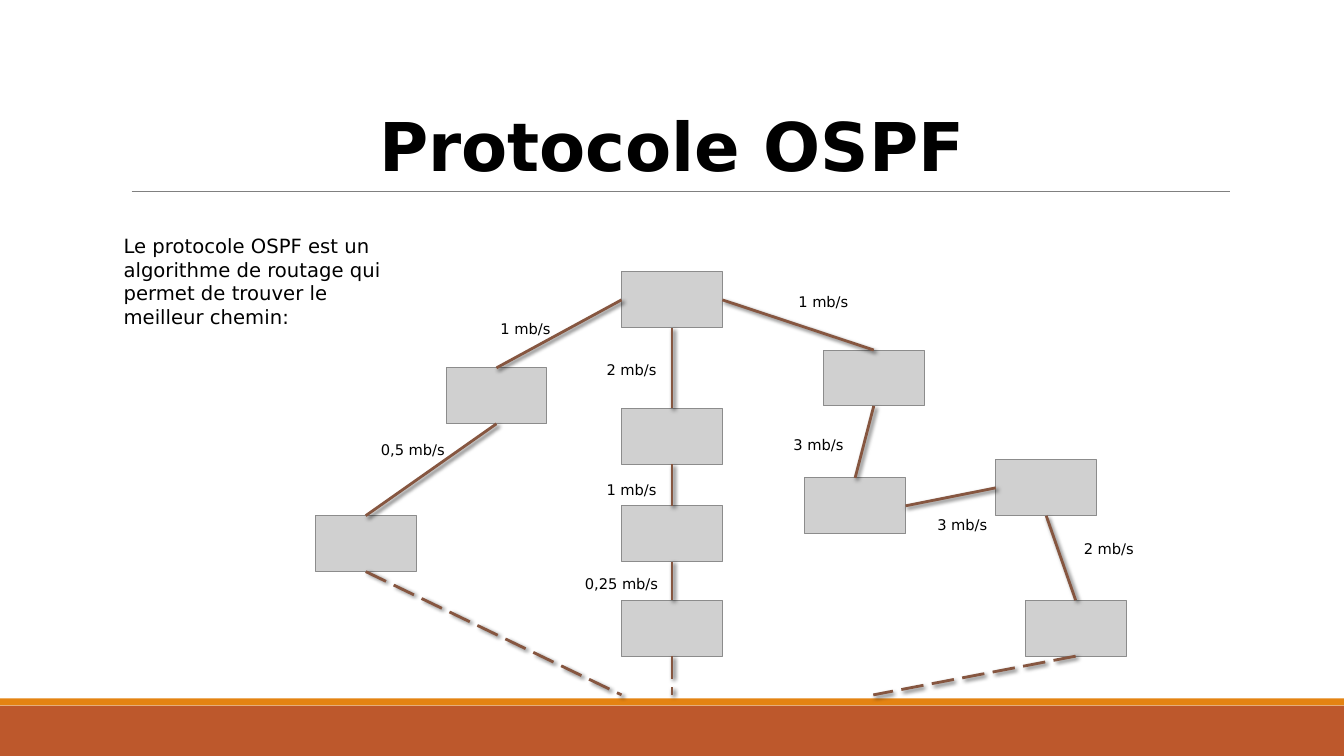
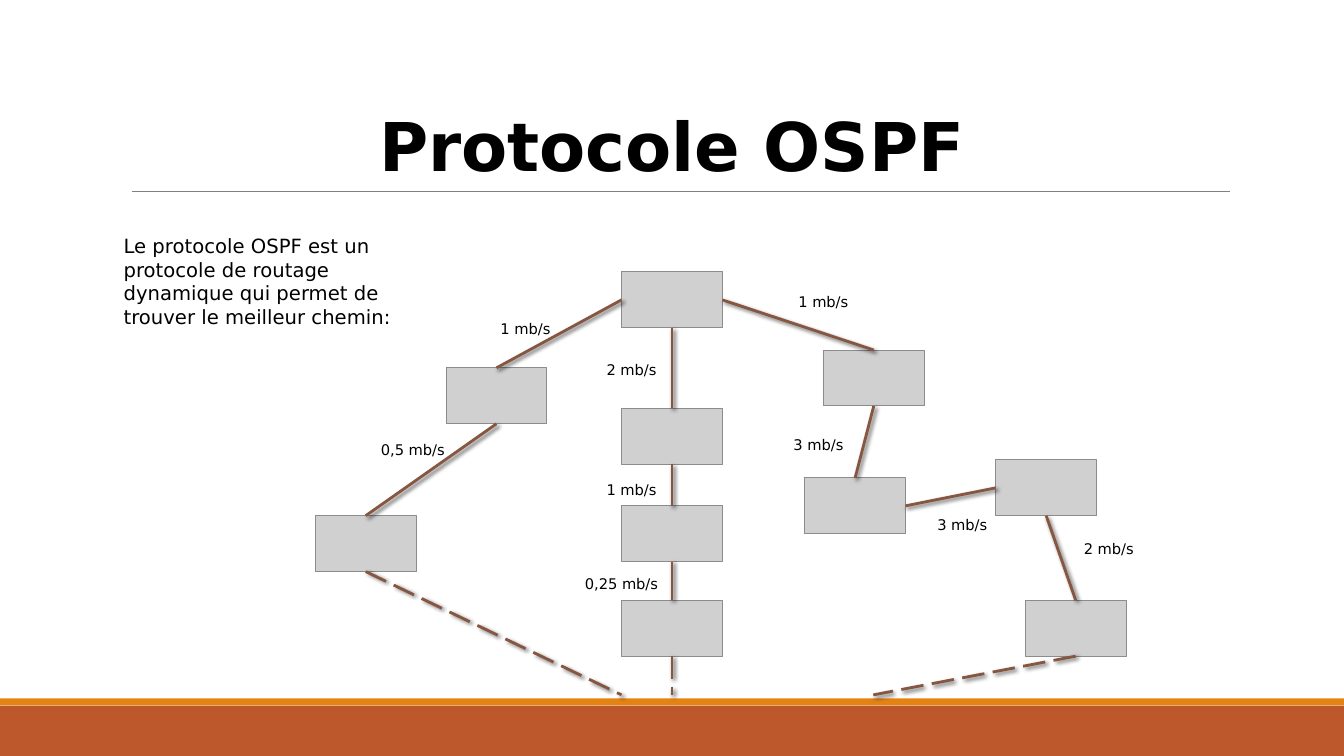
Before and after one commit to exiarobin/Projet-Architecture-Reseau, a slide deck: slide 11 of présentation Projet.pptx. Drawn at 1344x756 pixels with LibreOffice and Linux fonts; fonts in the diff are those of the drawing; grey boxes stand for pictures. Boxes give left, top, right and bottom in pixels: in the first picture for what was removed or moved away, otherwise in the second. Text is boxed around its words. In the diff, an @@ line names an element or a change of style, - is before the commit and + after.

```diff
--- a/présentation Projet.pptx
+++ b/présentation Projet.pptx
@@ text at (x1=124, y1=238, x2=390, y2=325): text changed @@
-Le protocole OSPF est un algorithme de routage qui permet de trouver le meilleur chemin:
+Le protocole OSPF est un protocole de routage dynamique qui permet de trouver le meilleur chemin:
```
Also in this commit, not shown: 7 other slides changed.
